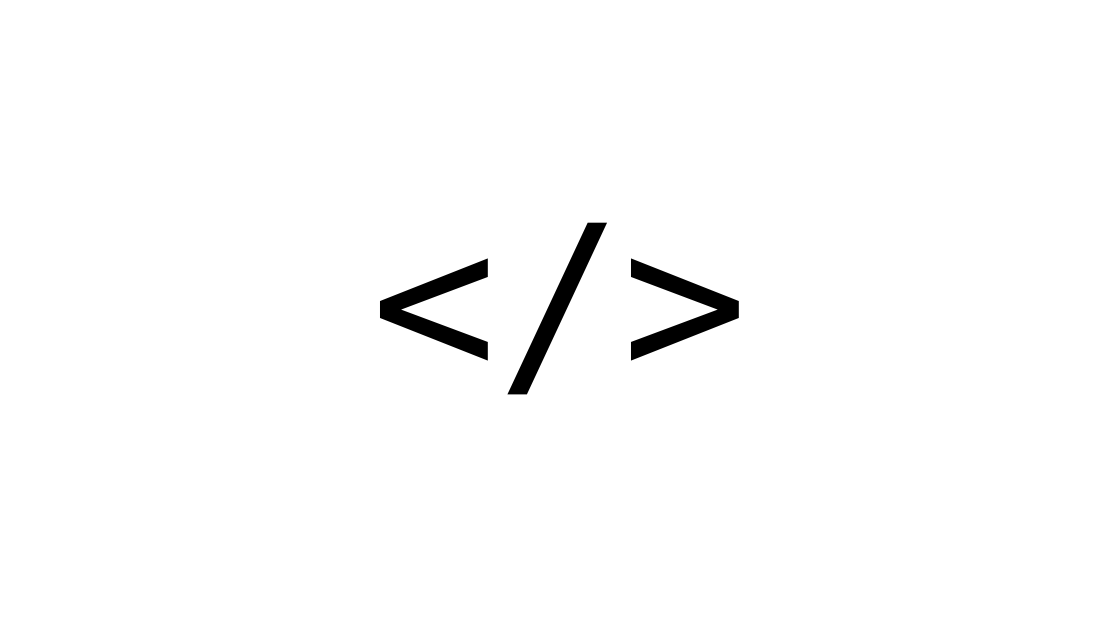
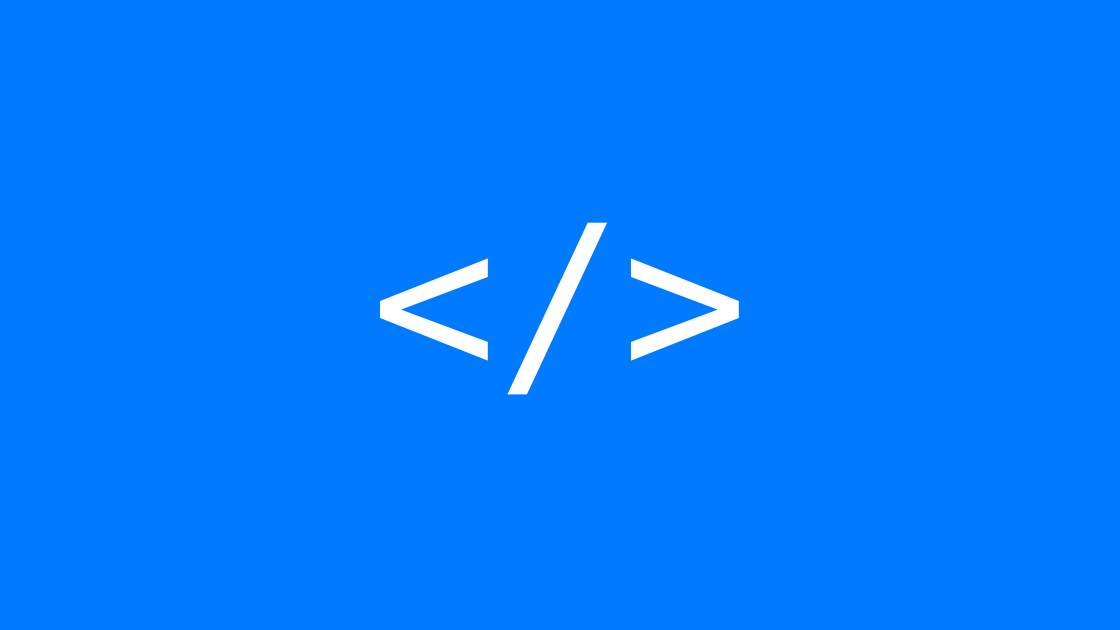
Before and after one commit to ThomasLX869/CVweb, a slide deck: slide 1 of images/Logositeweb.pptx. Drawn at 1120x630 pixels with LibreOffice and Linux fonts; fonts in the diff are those of the drawing. Boxes give left, top, right and bottom in pixels: in the first picture for what was removed or moved away, otherwise in the second. Text is boxed around its words. In the diff, an @@ line names an element or a change of style, - is before the commit and + after.

```diff
--- a/images/Logositeweb.pptx
+++ b/images/Logositeweb.pptx
@@ background #FFFFFF to #007BFF @@
@@ text "</>" at [140, 205, 981, 424]: text colour #000000 to #FFFFFF @@
```
Also in this commit, not shown: 2 other files.
